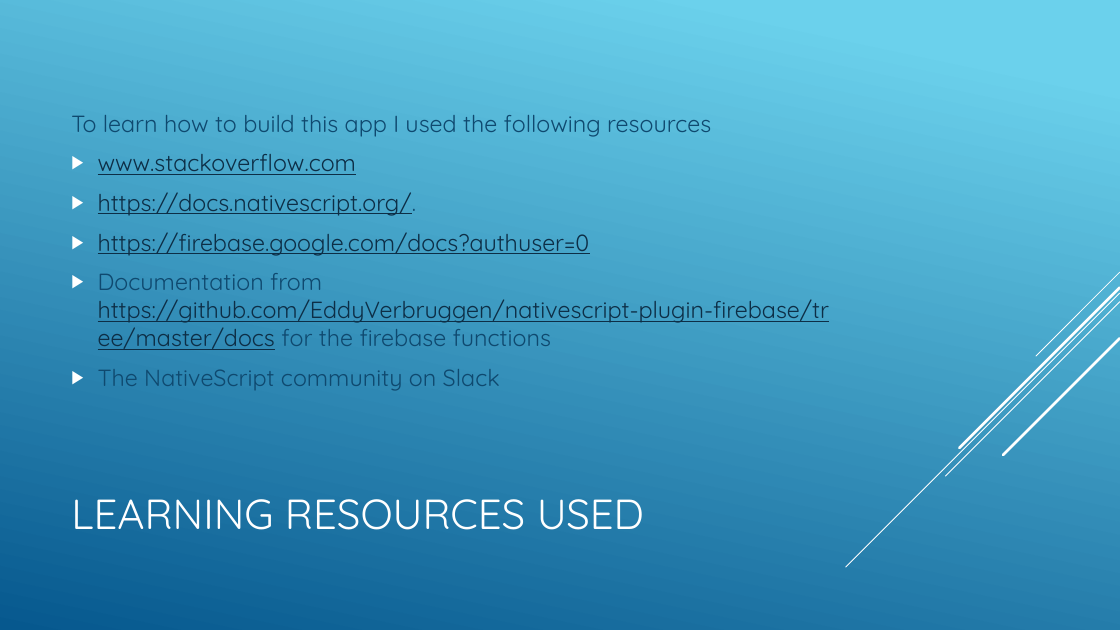
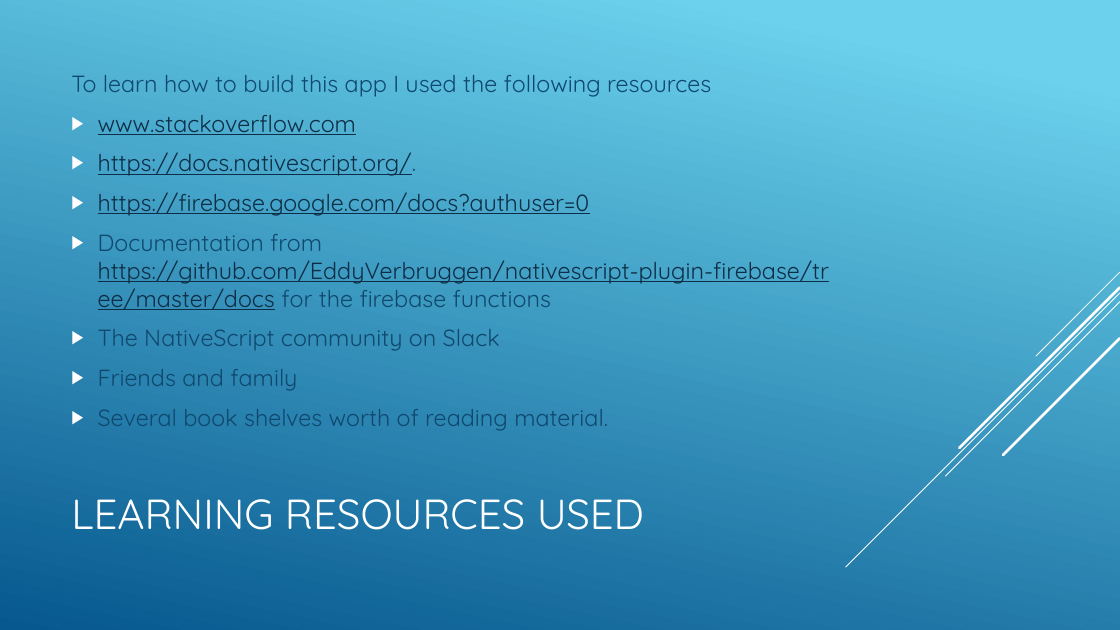
Before and after one commit to rakoc001/EAMS-Prototype-Asset-Survey-App, a slide deck: slide 10 of PrototypeAssetSurveyAppDrawer/_Demo Presentation Materials/Eams Presentation Outline.pptx. Drawn at 1120x630 pixels with LibreOffice and Linux fonts; fonts in the diff are those of the drawing. Boxes give left, top, right and bottom in pixels: in the first picture for what was removed or moved away, otherwise in the second. Text is boxed around its words. In the diff, an @@ line names an element or a change of style, - is before the commit and + after.

```diff
--- a/PrototypeAssetSurveyAppDrawer/_Demo Presentation Materials/Eams Presentation Outline.pptx
+++ b/PrototypeAssetSurveyAppDrawer/_Demo Presentation Materials/Eams Presentation Outline.pptx
@@ text at box(98, 369, 608, 431): paragraphs added @@
+▶ Friends and family
+▶ Several book shelves worth of reading material.
```
Also in this commit, not shown: 3 other slides changed, 1 slide added, 1 slide removed.
